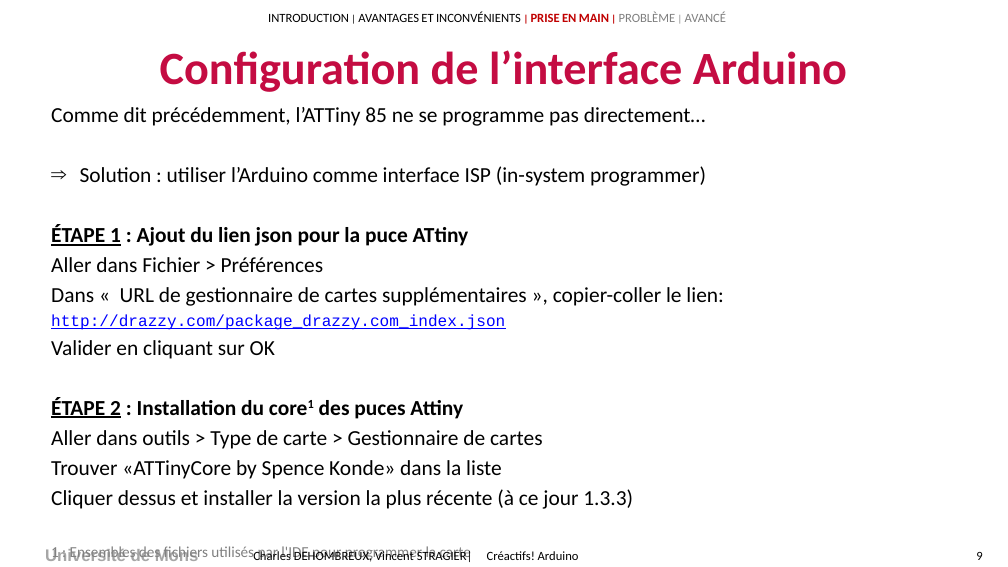
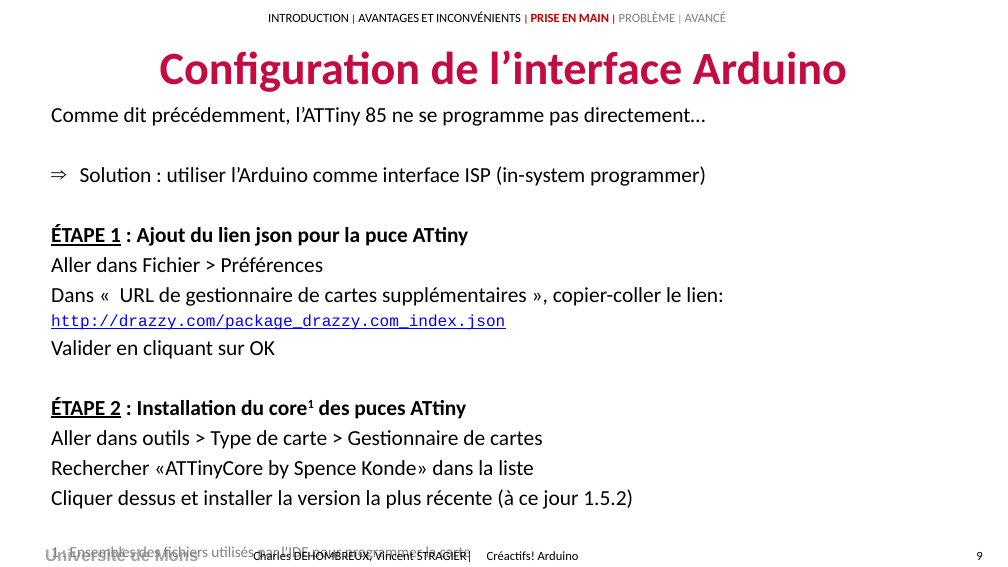
Before and after one commit to Vincent-Stragier/Creactif-electroLAB, a slide deck: slide 9 of Seance_ATtiny85/Slides/ATTiny85.pptx. Drawn at 1008x567 pixels with LibreOffice and Linux fonts; fonts in the diff are those of the drawing; background and template pictures are left out. Boxes give left, top, right and bottom in pixels: in the first picture for what was removed or moved away, otherwise in the second. Text is boxed around its words. In the diff, an @@ line names an element or a change of style, - is before the commit and + after.

Commit message:
Update slides

```diff
--- a/Seance_ATtiny85/Slides/ATTiny85.pptx
+++ b/Seance_ATtiny85/Slides/ATTiny85.pptx
@@ text at <box>51,397,466,419</box>: text changed @@
-ÉTAPE 2 : Installation du core1 des puces Attiny
+ÉTAPE 2 : Installation du core1 des puces ATtiny
@@ text at <box>51,460,633,509</box>: text changed @@
-Trouver «ATTinyCore by Spence Konde» dans la liste
-Cliquer dessus et installer la version la plus récente (à ce jour 1.3.3)
+Rechercher «ATTinyCore by Spence Konde» dans la liste
+Cliquer dessus et installer la version la plus récente (à ce jour 1.5.2)
```
Also in this commit, not shown: 3 other slides changed, 1 other file.
